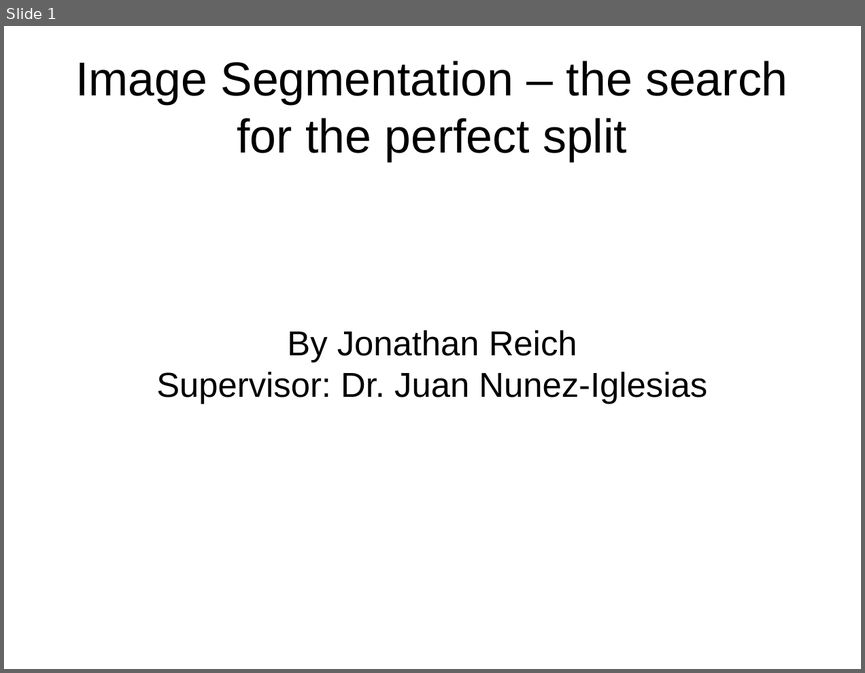
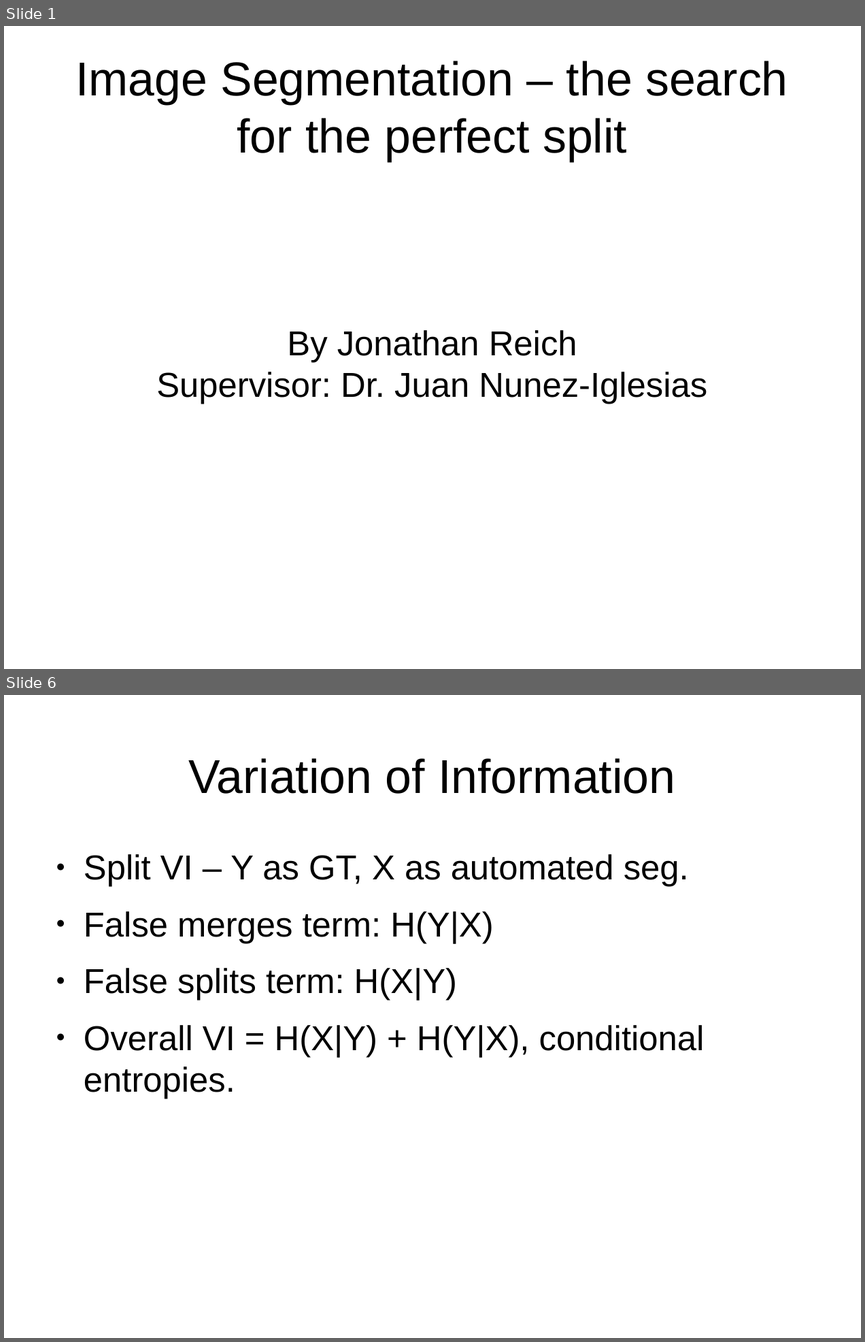
Before and after one commit to JohnnyTeutonic/view_all, a slide deck: Segmentation_Presentation.odp. Shown one above the other, each under a label of ours: slide 1 before the commit, slides 1 and 6 after it; the slides between them are not shown. The pictures are 865x673 and 865x1342 pixels, drawn with LibreOffice and Linux fonts; fonts in the diff are those of the drawing. Boxes give left, top, right and bottom in pixels: in the first picture for what was removed or moved away, otherwise in the second. Text is boxed around its words. In the diff, an @@ line names an element or a change of style, - is before the commit and + after.

```diff
--- a/Segmentation_Presentation.odp
+++ b/Segmentation_Presentation.odp
@@ slide 6 added at (x1=4, y1=695, x2=861, y2=1338), background #FFFFFF @@
@@ title added at (x1=188, y1=758, x2=675, y2=794), 44 pt, text #000000 @@
+Variation of Information
@@ text added at (x1=84, y1=854, x2=704, y2=1098), 32 pt, text #000000 @@
+● Split VI – Y as GT, X as automated seg.
+● False merges term: H(Y|X)
+● False splits term: H(X|Y)
+● Overall VI = H(X|Y) + H(Y|X), conditional entropies.
```
Also in this commit, not shown: 8 other slides added, 2 slides removed.
